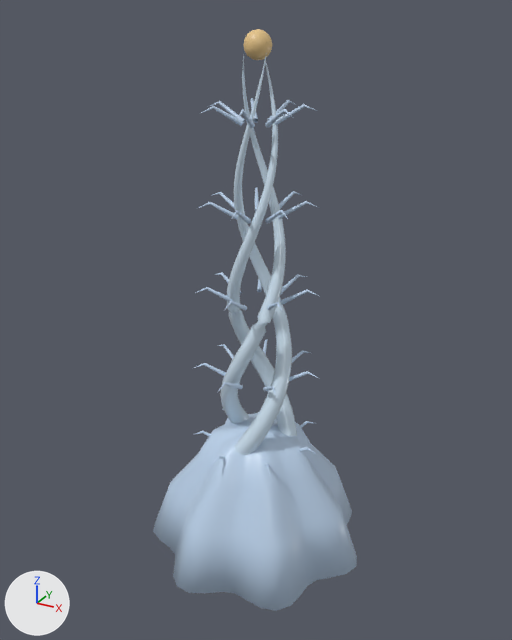
Before and after pictures for a commit that changed the Blender file assets/source/blender/landmark_spire.blend.
Camera for both pictures: a 50 mm lens placed at (6.25, -11.42, 8.17), pointed at (-0.06, 0.05, 2.44). Arrows for +X, +Y and +Z are at lower left; the lights stay in place. The first picture is the older version.

The first picture shows 'Landmark'.
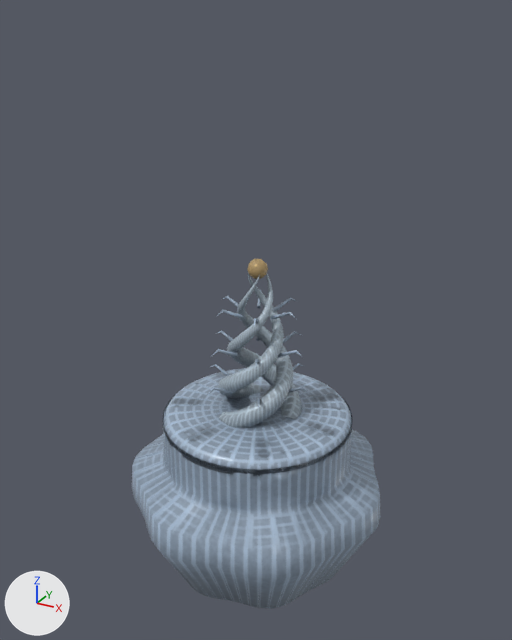
Boxes [x1, y1, x2, y2] around the edits, measured in the pictures (512 x 640 px; the box of a moved part takes in the faces that stretch with it):
'Landmark', surface changed, reshaped (21% wider, 40% shorter)
    before: [153, 29, 357, 611]
    after: [132, 259, 380, 609]
part 1 of me_landmark_mesh, added
    after: [247, 259, 268, 279]
part 2 of me_landmark_mesh, rebuilt
    before: [220, 56, 286, 424]
    after: [227, 274, 302, 419]
part 3 of me_landmark_mesh, rebuilt
    before: [234, 57, 292, 455]
    after: [218, 273, 284, 398]
part 4 of me_landmark_mesh, rebuilt (21% wider, 21% taller)
    before: [153, 412, 357, 611]
    after: [132, 368, 380, 609]
part 5 of me_landmark_mesh, deleted
    before: [193, 29, 320, 475]
part 6 of me_landmark_mesh, moved or reshaped
    before: [227, 61, 318, 436]
    after: [207, 275, 308, 428]

The change, as a diff of the scene's bpy script:
```diff
--- a/assets/source/blender/landmark_spire.blend.py
+++ b/assets/source/blender/landmark_spire.blend.py
@@ mat_m_silica @@
 mat_m_silica = bpy.data.materials.new('M_Silica')
-# nodes: BsdfPrincipled, OutputMaterial
+# nodes: BsdfPrincipled, Mix, NormalMap, OutputMaterial, SeparateColor, TexImage x3
 # colours: pale blue #cee2f1
+# uses the picture img_t_landmarkspire_albedo
+# uses the picture img_t_landmarkspire_normal
+# uses the picture img_t_landmarkspire_orm
@@ mat_m_core @@
 mat_m_core = bpy.data.materials.new('M_Core')
-# nodes: BsdfPrincipled, OutputMaterial
+# nodes: BsdfPrincipled, Mix, NormalMap, OutputMaterial, SeparateColor, TexImage x3
 # colours: beige #e7c589
+# uses the picture img_t_landmarkspire_albedo
+# uses the picture img_t_landmarkspire_normal
+# uses the picture img_t_landmarkspire_orm
@@ mat_m_frost @@
+mat_m_frost = bpy.data.materials.new('M_Frost')
+# colours: blue #bcd1ea
+# uses the picture img_t_landmarkspire_albedo
+# uses the picture img_t_landmarkspire_normal
+# uses the picture img_t_landmarkspire_orm
@@ me_landmark_mesh @@
-me_landmark_mesh.from_pydata(...)  # 2832 vertices, 2558 faces; spans x -2.22..2.42, y -2.35..2.35, z -3.5..7.85
+me_landmark_mesh.from_pydata(...)  # 1820 vertices, 1668 faces; spans x -2.63..2.81, y -2.76..2.76, z -3.4..3.75
+# me_landmark_mesh part 1: a new loose piece, a UV sphere (12 segments, 6 rings, poles along z) spanning x -0.2..0.2, y -0.2..0.2, z 3.35..3.75, in mat_m_core
+# me_landmark_mesh part 2: the loose piece of 600 vertices spanning x -0.82..1.06, y -0.7..0.94, z -3.15..7.5 is rebuilt with 240 vertices and now spans x -0.68..0.98, y -0.52..0.83, z 0.09..3.5
+# me_landmark_mesh part 3: the loose piece of 600 vertices spanning x -0.98..0.74, y -0.86..0.93, z -3.15..7.5 is rebuilt with 240 vertices and now spans x -0.88..0.57, y -0.73..0.83, z 0.09..3.5
+# me_landmark_mesh part 4: the loose piece of 288 vertices spanning x -2.22..2.42, y -2.35..2.35, z -3.5..0.0 is rebuilt with 768 vertices and now spans x -2.63..2.81, y -2.76..2.76, z -3.4..0.48, in mat_m_frost
+# me_landmark_mesh part 5: 34 loose pieces with 708 vertices, spanning x -1.3..1.44, y -1.4..1.4, z -0.54..7.85, are deleted
+# me_landmark_mesh part 6: 636 vertices removed from x -0.66..1.34, y -1.02..1.13, z -3.15..7.5; 510 vertices added at x -1.21..1.21, y -1.05..1.05, z 0.09..3.5
 me_landmark_mesh.materials.append(mat_m_silica)
-me_landmark_mesh.materials.append(mat_m_silicafrost)  # blue #bcd1ea
 me_landmark_mesh.materials.append(mat_m_core)
+me_landmark_mesh.materials.append(mat_m_frost)
```
